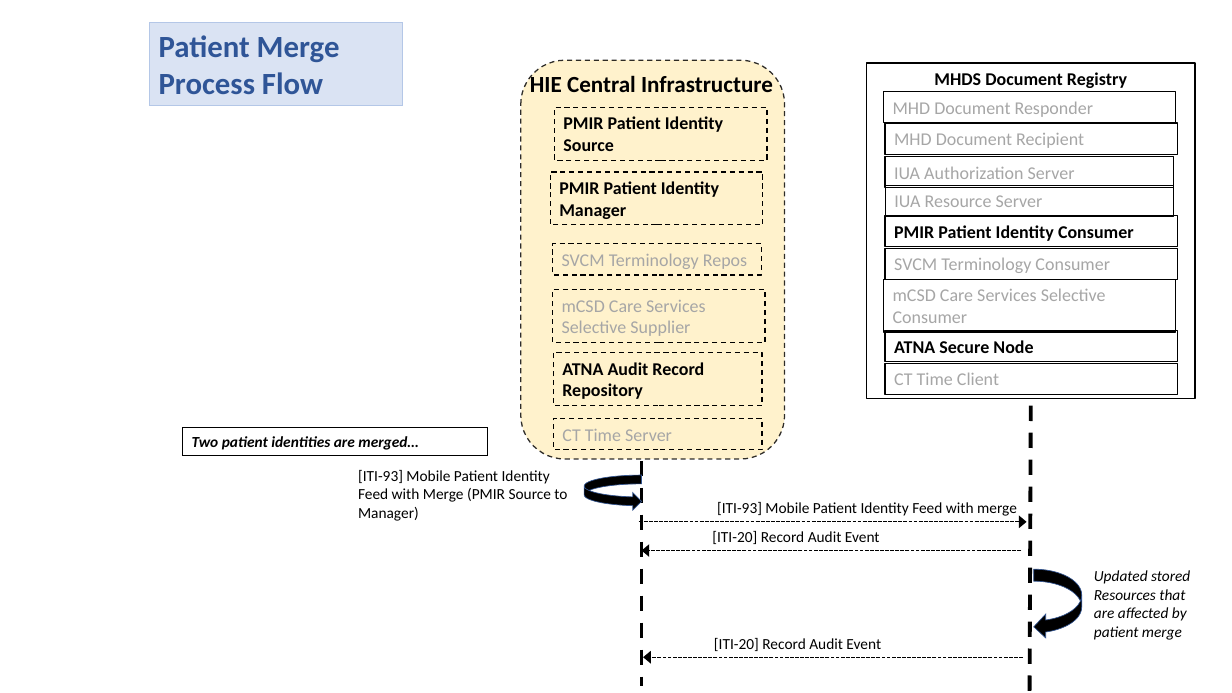
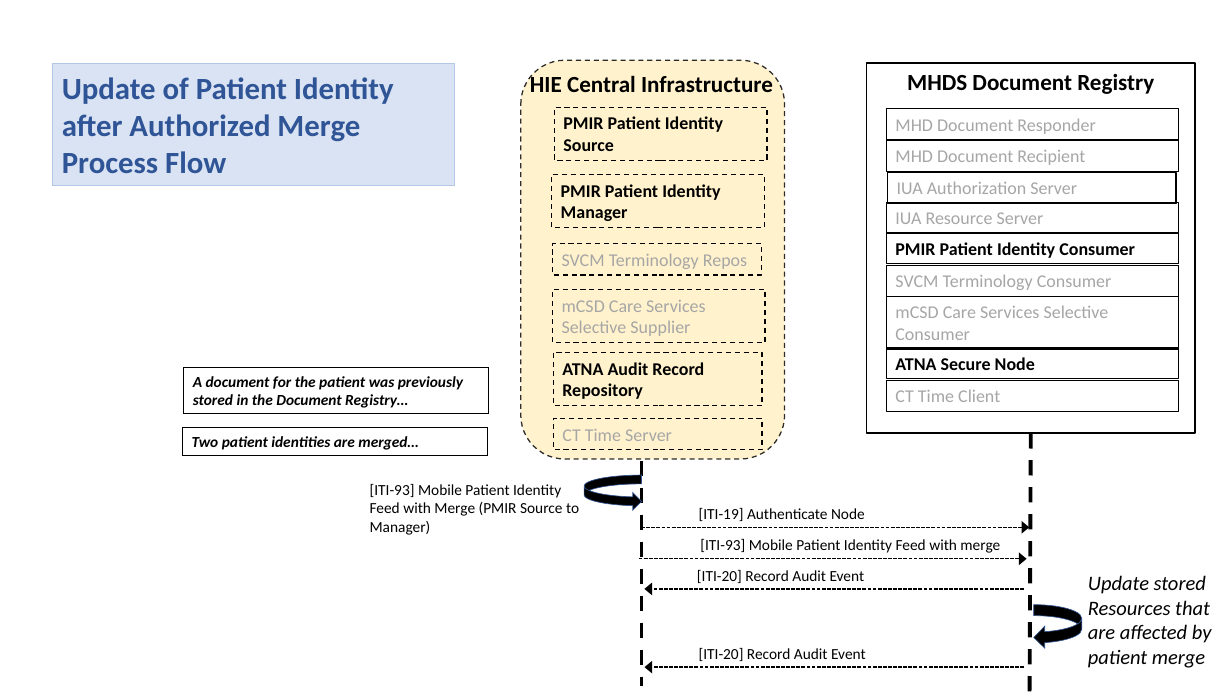
Before and after one commit to IHE/IT-Infrastructure, a slide deck: slide 8 of MHDS/MHDS-alt-actorDiagram-and-processFlows.pptx (slide 6 before the commit). Drawn at 1232x693 pixels with LibreOffice and Linux fonts; fonts in the diff are those of the drawing. Boxes give left, top, right and bottom in pixels: in the first picture for what was removed or moved away, otherwise in the second. Text is boxed around its words. In the diff, an @@ line names an element or a change of style, - is before the commit and + after.

```diff
--- a/MHDS/MHDS-alt-actorDiagram-and-processFlows.pptx
+++ b/MHDS/MHDS-alt-actorDiagram-and-processFlows.pptx
@@ rectangle "Update of Patient Identity after ...": place and size @@
-rectangle "Update of Patient Identity after ..." at bbox=[150, 22, 402, 105]
+rectangle "Update of Patient Identity after ..." at bbox=[53, 64, 455, 185]
@@ text in rectangle at bbox=[62, 77, 394, 141]: text changed @@
-Patient Merge
+Update of Patient Identity after Authorized Merge
@@ rectangle "MHDS Document Registry": place and size @@
-rectangle "MHDS Document Registry" at bbox=[867, 63, 1195, 399]
+rectangle "MHDS Document Registry" at bbox=[867, 63, 1195, 433]
@@ rectangle "MHDS Document Registry" at bbox=[867, 63, 1195, 433]: size 14 to 18 pt @@
@@ rectangle "IUA Authorization Server": place and size @@
-rectangle "IUA Authorization Server" at bbox=[885, 157, 1174, 189]
+rectangle "IUA Authorization Server" at bbox=[888, 173, 1177, 204]
@@ 5 rectangles: place and size @@
-5 rectangles at bbox=[884, 91, 1177, 362]
+5 rectangles at bbox=[886, 108, 1178, 379]
@@ 3 rectangles: place and size @@
-3 rectangles at bbox=[884, 215, 1177, 395]
+3 rectangles at bbox=[886, 233, 1178, 412]
@@ rectangle added at bbox=[184, 368, 489, 414], fill #FFFFFF, outline #000000 0.75 pt dashed, 12 pt, text #000000, bold, italic @@
+A document for the patient was previously stored in the Document Registry…
@@ line moved from (1031, 406) - (1030, 693) to (1031, 433) - (1030, 693) @@
@@ text "[ITI-93] Mobile Patient Identity": place and size @@
-text "[ITI-93] Mobile Patient Identity" at bbox=[358, 470, 567, 521]
+text "[ITI-93] Mobile Patient Identity" at bbox=[370, 484, 579, 535]
@@ text added at bbox=[699, 508, 865, 521], 12 pt, text #000000 @@
+[ITI-19] Authenticate Node
@@ arrow added from (641, 528) to (1030, 528), #000000 1 pt dashed @@
@@ text "[ITI-93] Mobile Patient Identity Feed ...": place and size @@
-text "[ITI-93] Mobile Patient Identity Feed ..." at bbox=[717, 502, 1017, 516]
+text "[ITI-93] Mobile Patient Identity Feed ..." at bbox=[700, 539, 1000, 553]
@@ arrow moved from (639, 522) - (1027, 522) to (639, 559) - (1027, 559) @@
@@ text "[ITI-20] Record Audit Event": place and size @@
-text "[ITI-20] Record Audit Event" at bbox=[712, 531, 880, 544]
+text "[ITI-20] Record Audit Event" at bbox=[697, 570, 865, 583]
@@ arrow moved from (1021, 551) - (641, 551) to (1024, 589) - (644, 589) @@
@@ text at bbox=[1088, 575, 1212, 668]: text changed; size 12 to 16 pt @@
-Updated stored Resources that are affected by patient merge
+Update stored Resources that are affected by patient merge
@@ curved right arrow: place and size @@
-curved right arrow at bbox=[1034, 569, 1082, 639]
+curved right arrow at bbox=[1034, 604, 1082, 648]
@@ text "[ITI-20] Record Audit Event": place and size @@
-text "[ITI-20] Record Audit Event" at bbox=[714, 638, 881, 651]
+text "[ITI-20] Record Audit Event" at bbox=[699, 648, 866, 661]
@@ arrow moved from (1023, 657) - (643, 657) to (1025, 667) - (645, 667) @@
```
Also in this commit, not shown: 5 other slides changed, 2 slides added, 4 other files.
